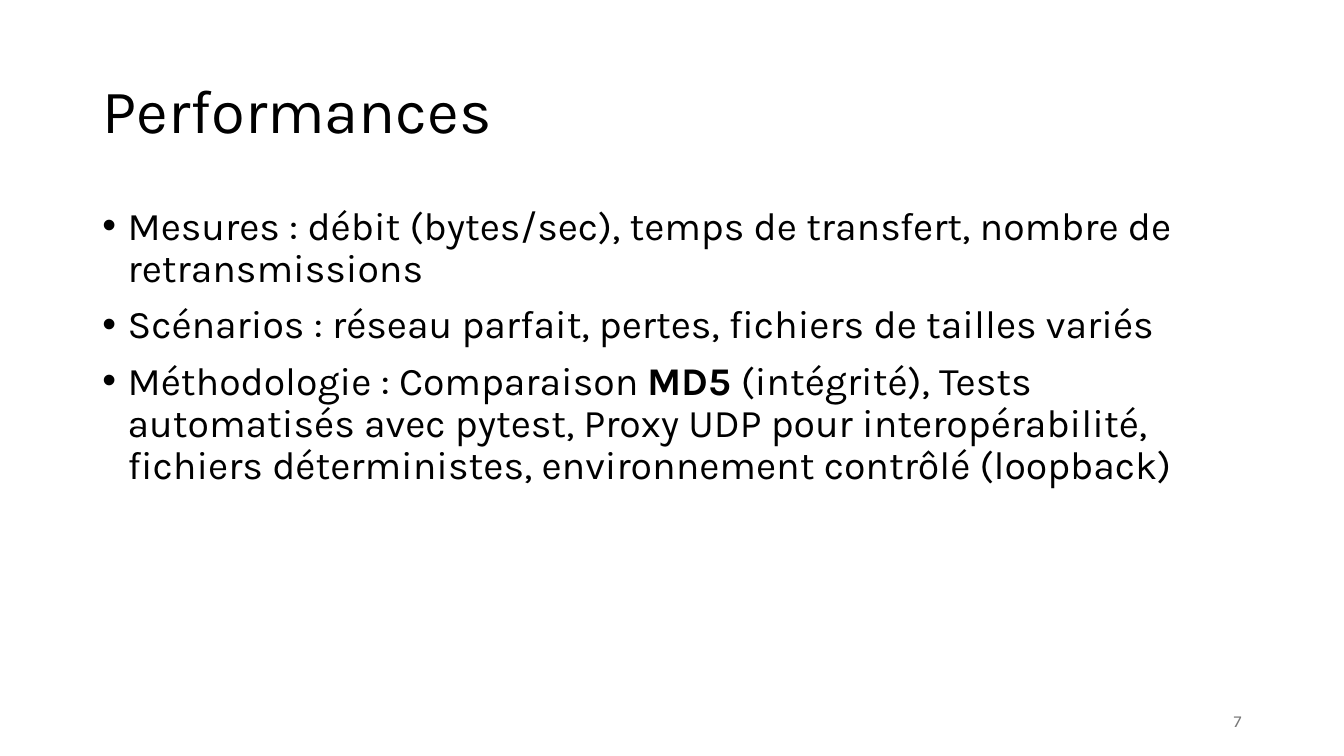
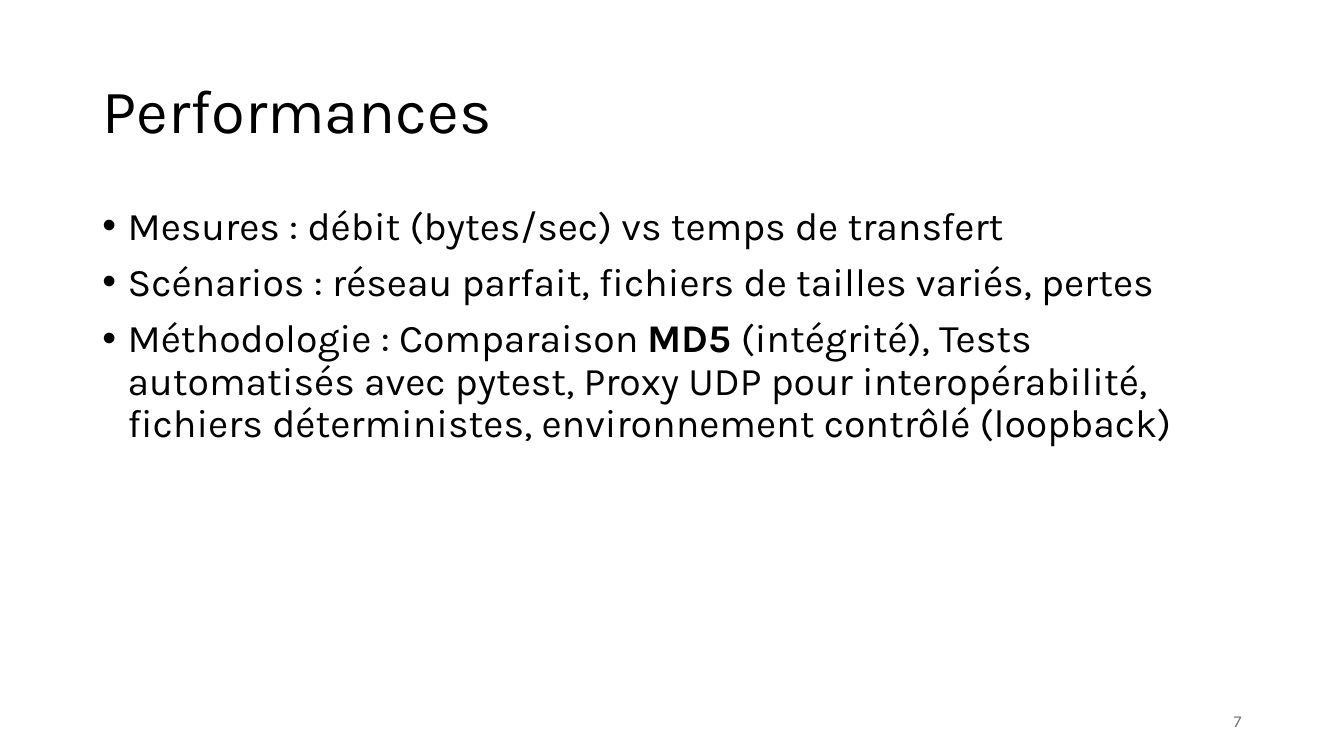
Before and after one commit to Tidyresonnance8/SRTP-Transport-Protocol, a slide deck: slide 7 of Rapport_projet_SRTP.pptx. Drawn at 1344x756 pixels with LibreOffice and Linux fonts; fonts in the diff are those of the drawing. Boxes give left, top, right and bottom in pixels: in the first picture for what was removed or moved away, otherwise in the second. Text is boxed around its words. In the diff, an @@ line names an element or a change of style, - is before the commit and + after.

```diff
--- a/Rapport_projet_SRTP.pptx
+++ b/Rapport_projet_SRTP.pptx
@@ text at (128, 210, 1154, 306): text changed @@
-• Mesures : débit (bytes/sec), temps de transfert, nombre de retransmissions
-• Scénarios : réseau parfait, pertes, fichiers de tailles variés
+• Mesures : débit (bytes/sec) vs temps de transfert
+• Scénarios : réseau parfait, fichiers de tailles variés, pertes
```
Also in this commit, not shown: 2 other slides changed, 6 slides added, 1 slide removed.
